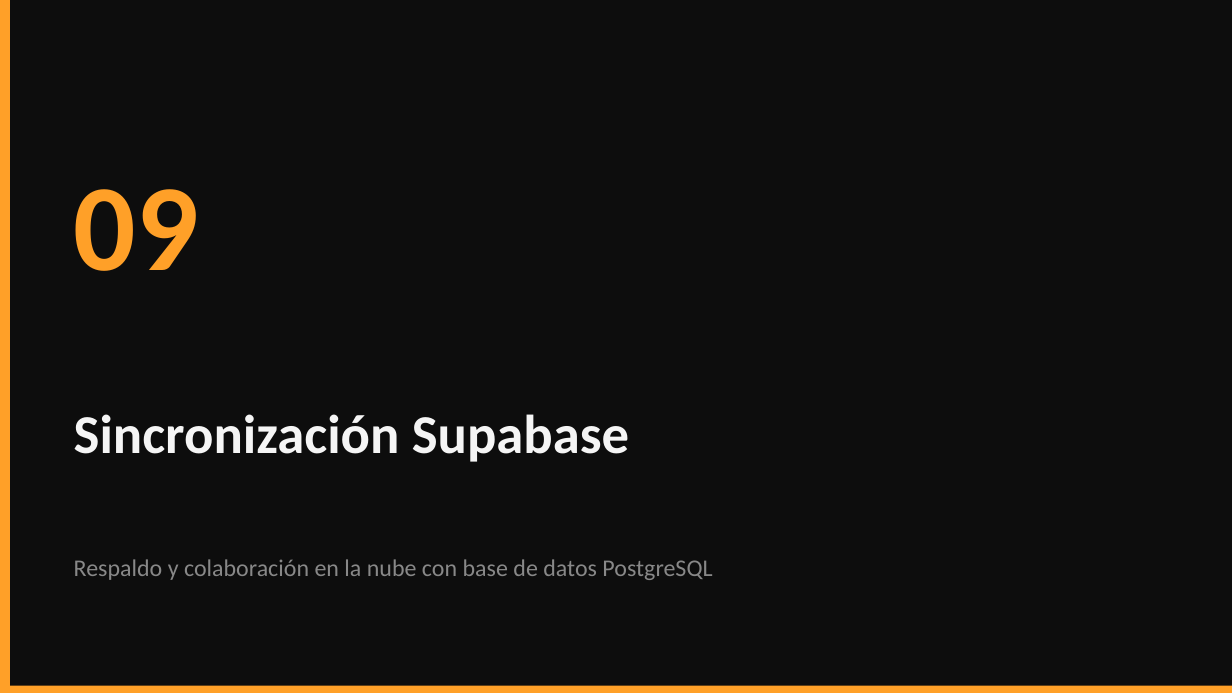
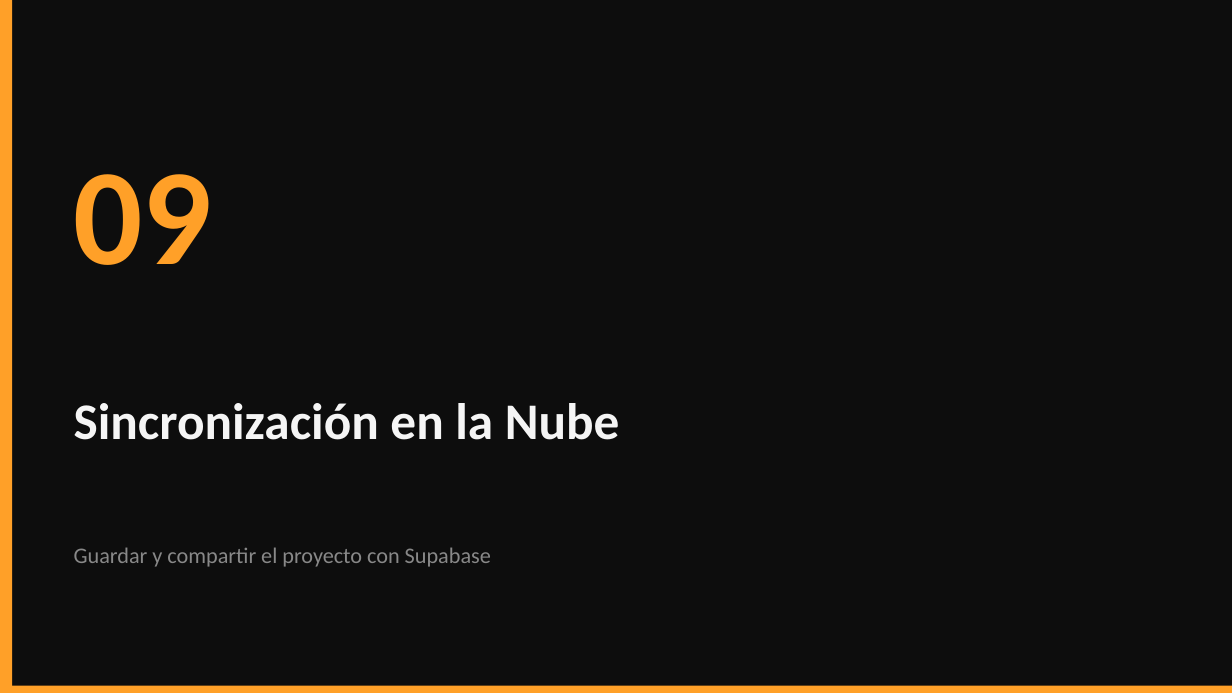
Before and after one commit to ehchavezm-hub/10-cronograma, a slide deck: slide 54 of docs/ECM_Project_Guia_de_Uso.pptx (slide 56 before the commit). Drawn at 1232x693 pixels with LibreOffice and Linux fonts; fonts in the diff are those of the drawing. Boxes give left, top, right and bottom in pixels: in the first picture for what was removed or moved away, otherwise in the second. Text is boxed around its words. In the diff, an @@ line names an element or a change of style, - is before the commit and + after.

```diff
--- a/docs/ECM_Project_Guia_de_Uso.pptx
+++ b/docs/ECM_Project_Guia_de_Uso.pptx
@@ text "09": place and size @@
-text "09" at bbox=[74, 189, 199, 271]
+text "09" at bbox=[74, 174, 213, 265]
@@ text "09" at bbox=[74, 174, 213, 265]: size 72 to 80 pt @@
@@ text at bbox=[74, 403, 620, 440]: text changed; size 32 to 30 pt @@
-Sincronización Supabase
+Sincronización en la Nube
@@ text at bbox=[74, 547, 491, 567]: text changed; size 14 to 13 pt @@
-Respaldo y colaboración en la nube con base de datos PostgreSQL
+Guardar y compartir el proyecto con Supabase
```
Also in this commit, not shown: 44 other slides changed, 58 slides added, 64 slides removed.
